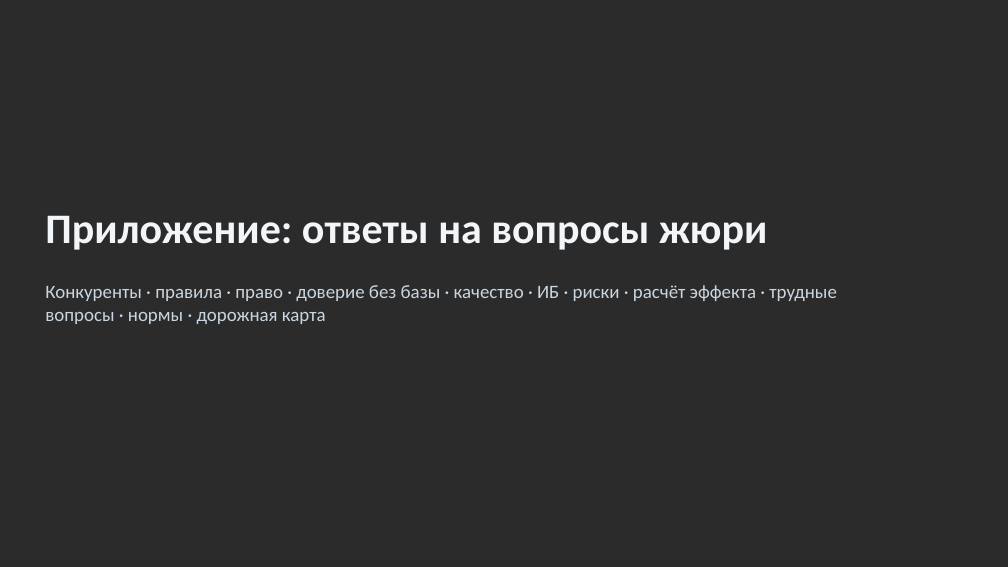
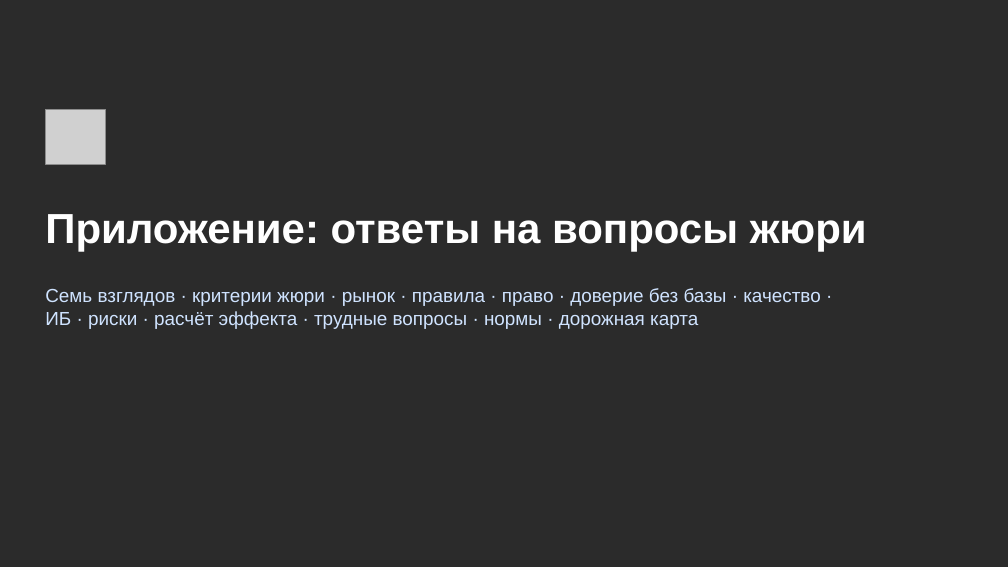
Before and after one commit to KonkovDV/Mandat, a slide deck: slide 16 of submission/slides/Mandat_VTB.pptx (slide 15 before the commit). Drawn at 1008x567 pixels with LibreOffice and Linux fonts; fonts in the diff are those of the drawing; grey boxes stand for pictures; background and template pictures are left out; a plain dark background stands for a picture behind light text. Boxes give left, top, right and bottom in pixels: in the first picture for what was removed or moved away, otherwise in the second. Text is boxed around its words. In the diff, an @@ line names an element or a change of style, - is before the commit and + after.

Commit message:
docs: rebuild the deck in the VTB palette with October 2026 data
- Slides use the VTB palette (navy 0A2973, cobalt 004CBC, sky 00AAFF) and
  Golos Text (ParaType, OFL); VTB Group UI is licensed to VTB Group only.
- graphics.js draws the background, project mark, authority graph and
  Lucide icons; SVG sources go to assets/svg for import into Figma.
- Numbers come from evidence.json of 27.10.2026: 1600 tests, median 2.4 ms,
  8814 fuzz mutations.
- New market and legal facts are recorded in CLAIMS_REGISTRY.md as
  M-15..M-19: Bank of Russia Q2 2026, Federal Law 210-FZ, the EOS case,
  the AMLA final draft RTS and the VTB POA + QES bundle.
- New slides: world practice and open standards; seven reviewer roles
  with their main objection and the answer.

```diff
--- a/submission/slides/Mandat_VTB.pptx
+++ b/submission/slides/Mandat_VTB.pptx
@@ picture added at (x1=45, y1=110, x2=106, y2=164) @@
@@ title "Приложение: ответы на вопросы жюри" at (x1=45, y1=214, x2=867, y2=252): font Calibri to Arial, text colour #F3F6F9 to #FFFFFF @@
@@ text at (x1=45, y1=288, x2=821, y2=329): text changed; font Calibri to Arial; text colour #C9D5E0 to #CFE3FF @@
-Конкуренты · правила · право · доверие без базы · качество · ИБ · риски · расчёт эффекта · трудные вопросы · нормы · дорожная карта
+Семь взглядов · критерии жюри · рынок · правила · право · доверие без базы · качество · ИБ · риски · расчёт эффекта · трудные вопросы · нормы · дорожная карта
```
Also in this commit, not shown: 26 other slides changed, 3 slides added, 1 slide removed, 26 other files.
